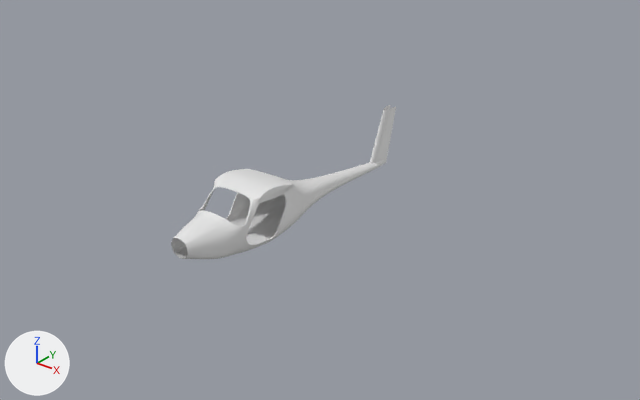
Two versions of the Blender file models/pipistrel-virus.blend, one commit apart.
Rendered twice from a camera (50 mm lens) standing at (9.31, -11.05, 6.85) and looking at (0.38, 0.11, -0.07). Lighting does not change. The marker at lower left points along +X, +Y and +Z.

Names of what the first picture shows: 'fuselage'.
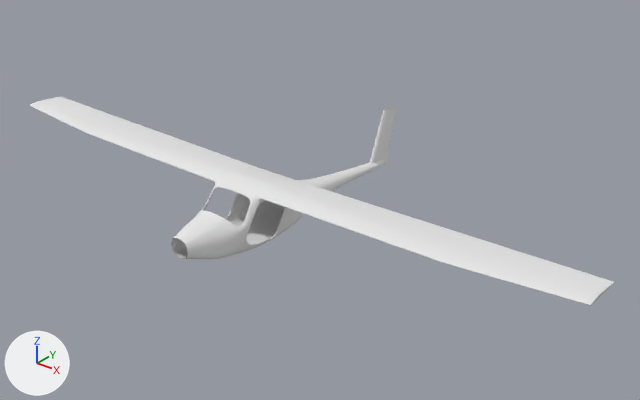
Commit message: added wings

Where the change shows, as pixel boxes (x1, y1, x2, y2) in the pictures (640 x 400 px):
'fuselage.001', added: after (29, 97, 614, 305)

The change, as a list of edits to the scene's bpy script:
```text
Add mat_body:
    mat_body = diffuse_material('body')
    mat_body.base_color = (0.8, 0.8, 0.8)  # white #e7e7e7
Add me_fuselage_001:
    me_fuselage_001.from_pydata(...)  # 36 vertices, 25 faces; spans x -6.0..-0.52, y -1.61..-0.6, z 0.59..0.76
    me_fuselage_001.polygons.foreach_set('use_smooth', [True] * 25)
    me_fuselage_001.materials.append(mat_body)  # white #e7e7e7
Add ob_fuselage_001:
    ob_fuselage_001 = bpy.data.objects.new('fuselage.001', me_fuselage_001)
    ob_fuselage_001.location = (0.0, 0.0, 0.0)
    _m = ob_fuselage_001.modifiers.new('Mirror', 'MIRROR')
    _m = ob_fuselage_001.modifiers.new('Subsurf', 'SUBSURF')
    _m.levels = 2
    _m = ob_fuselage_001.modifiers.new('EdgeSplit', 'EDGE_SPLIT')
    _m.split_angle = 0.417
    _m.use_edge_angle = False
```
